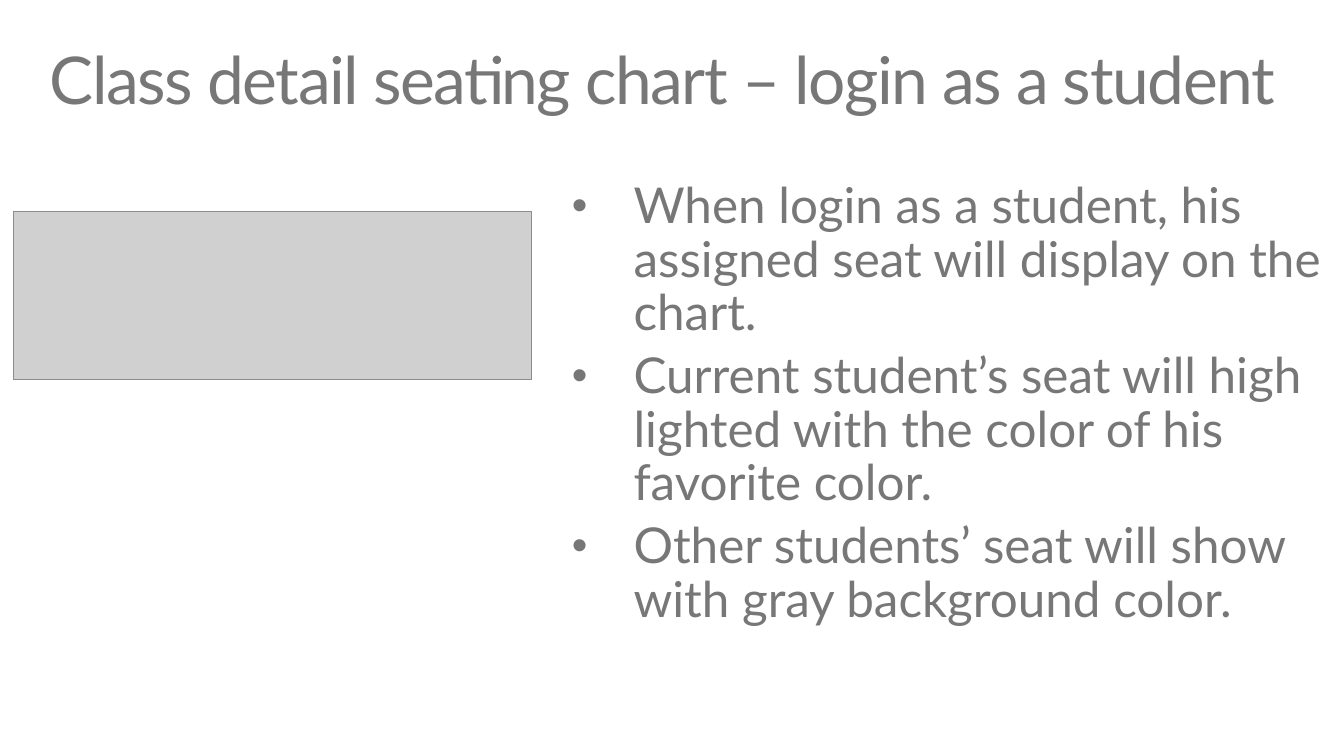
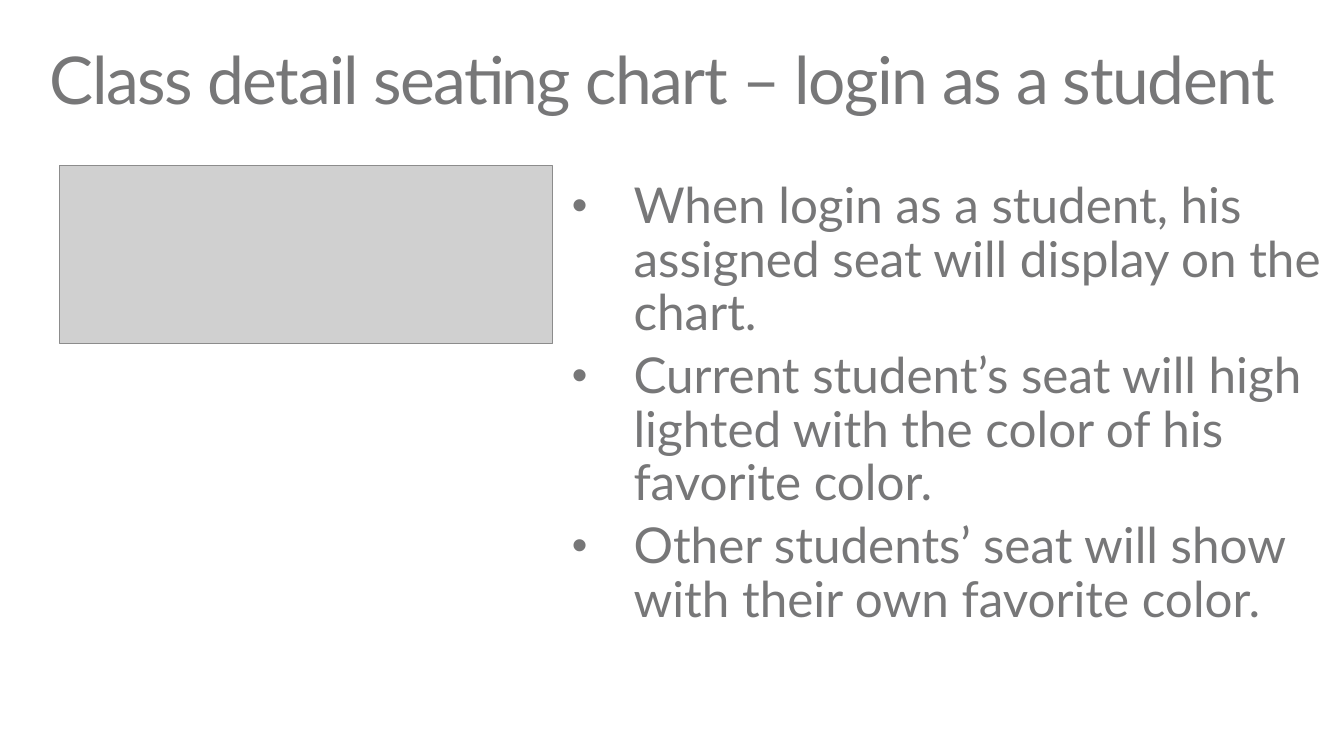
Before and after one commit to pdechaine12/O365-EDU-AspNetMVC-Samples, a slide deck: slide 39 of EDU GRAPH-API Demo Script.pptx (slide 40 before the commit). Drawn at 1344x756 pixels with LibreOffice and Linux fonts; fonts in the diff are those of the drawing; grey boxes stand for pictures. Boxes give left, top, right and bottom in pixels: in the first picture for what was removed or moved away, otherwise in the second. Text is boxed around its words. In the diff, an @@ line names an element or a change of style, - is before the commit and + after.

```diff
--- a/EDU GRAPH-API Demo Script.pptx
+++ b/EDU GRAPH-API Demo Script.pptx
@@ picture: place and size @@
-picture at [13, 211, 531, 379]
+picture at [60, 165, 552, 344]
@@ text at [634, 525, 1286, 618]: text changed @@
-• Other students’ seat will show with gray background color.
+• Other students’ seat will show with their own favorite color.
```
Also in this commit, not shown: 5 other slides changed, 1 slide removed, 48 other files.
